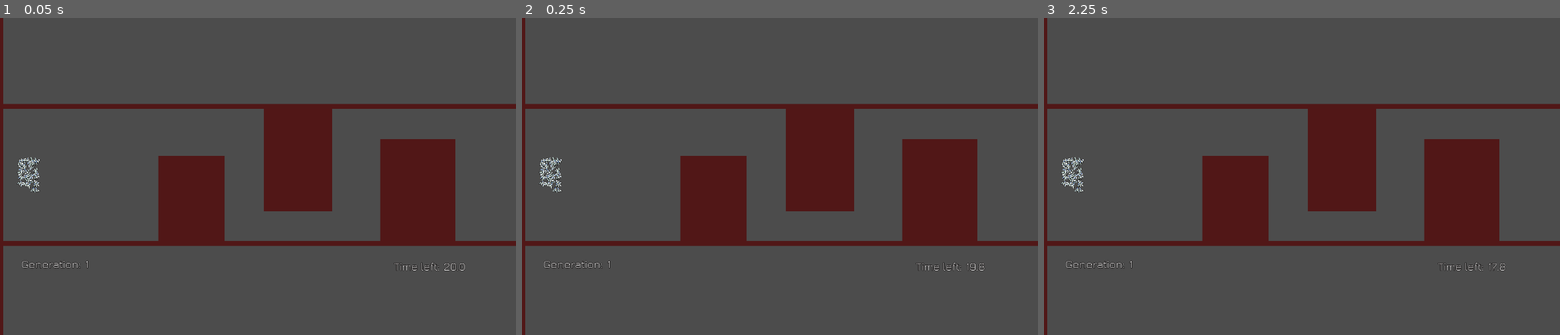
Above: before the commit, frames 1-3 (left to right).
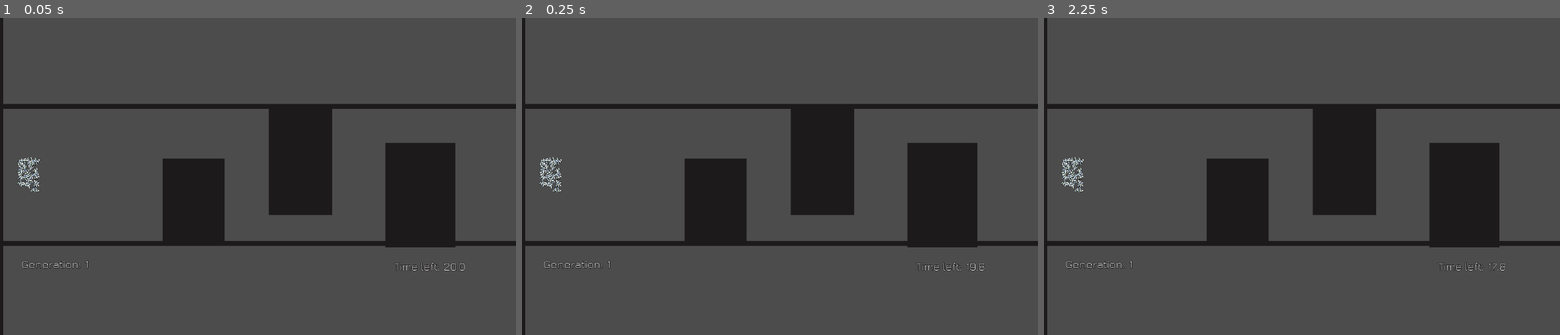
Above: after the commit, the same moments.

Repository: a0x77ry/plasmata
Game: Godot game, scene res://level1.tscn
Two runs of this game, one before a commit and one after it. Both use one fixed random seed, a clock stepped at 60 frames per second and the inputs below.
Inputs:
- Up to frame 1 (0.05 s): no input
- Up to frame 2 (0.25 s): no input
- Up to frame 3 (2.25 s): tap Enter (ui_accept) at 0.5, 0.77, 1.25, 1.52 s

The runs differ from the first frame. In frame 1, 16% of the frame differs, in the area x 0-100%, y 0-100%; in frame 2, 16%; in frame 3, 16%.

Commit message:
Final (?) fix of the stack overflow bug. Increase the mutation rates

Diff:
--- a/agent.tscn
+++ b/agent.tscn
@@ -6,7 +6,7 @@
 [sub_resource type="RectangleShape2D" id=1]
 extents = Vector2( 6, 8 )
 
-[node name="Agent" type="KinematicBody2D"]
+[node name="Agent" type="KinematicBody2D" groups=["agents"]]
 collision_mask = 0
 script = ExtResource( 2 )
 __meta__ = {
--- a/level1.tscn
+++ b/level1.tscn
@@ -1,8 +1,11 @@
-[gd_scene load_steps=8 format=2]
+[gd_scene load_steps=9 format=2]
 
 [ext_resource path="res://fonts/Jura-Light.ttf" type="DynamicFontData" id=1]
 [ext_resource path="res://wall.tscn" type="PackedScene" id=2]
 [ext_resource path="res://scripts/level1.gd" type="Script" id=3]
+
+[sub_resource type="RectangleShape2D" id=5]
+extents = Vector2( 15.9832, 10 )
 
 [sub_resource type="RectangleShape2D" id=1]
 extents = Vector2( 21.5, 40 )
@@ -30,6 +33,12 @@
 position = Vector2( 477, 438 )
 scale = Vector2( -59.7816, 0.802072 )
 collision_layer = 3
+
+[node name="Area2D" type="Area2D" parent="Wall"]
+
+[node name="CollisionShape2D" type="CollisionShape2D" parent="Wall/Area2D"]
+position = Vector2( -1.02875, 0 )
+shape = SubResource( 5 )
 
 [node name="Wall2" parent="." instance=ExtResource( 2 )]
 position = Vector2( 511, 92 )
--- a/scripts/agent.gd
+++ b/scripts/agent.gd
@@ -92,7 +92,6 @@
   rotation += nn_rotation * rotation_speed * delta
   velocity = move_and_slide(velocity)
 
-
 func set_genome(_genome):
    genome = _genome
 
--- a/scripts/level1.gd
+++ b/scripts/level1.gd
@@ -11,6 +11,7 @@
 var number_of_agents = TARGET_POPULATION
 var number_of_extra_agents = 0
 var agents = []
+var agents_alive = []
 
 
 func _ready():
@@ -30,6 +31,8 @@
 
 
 func change_generation():
+    # agents_alive = get_tree().get_nodes_in_group("agents")
+
     Main.calculate_fitness(curve, agents) # gives each of Main.genomes a fitness value
     Main.speciate() # populates Main.species with Main.genomes
     Main.share_fitness() # creates an adjusted_fitness in each species
--- a/scripts/main.gd
+++ b/scripts/main.gd
@@ -1,9 +1,12 @@
 extends Node2D
 
 const NUMBER_OF_SELECTED := 10
-const MUTATION_RATE = 0.1
+const MUTATION_RATE = 0.3
 const MUTATION_STANDARD_DEVIATION = 2.0
+const ORIGINAL_WEIGHT_VALUE_LIMIT = 2.0
+const ORIGINAL_BIAS_VALUE_LIMIT = 2.0
 const EXPECTED_MUTATED_GENES = 1.0
+const EXPECTED_MUTATED_GENE_RATE = 0.1
 const DEVIATION_FROM_PARENTS = 0.1
 const SELECTION_EXPONENT = 2.0
 const C1 := 1.0
@@ -331,19 +334,30 @@
   var mutated_genomes = parent_genomes.duplicate(true)
   # var mutated_genomes = parent_genomes.duplicate()
   for _genome in mutated_genomes:
-    var genes_number = float(_genome["links"].size()) \
-        + float(_genome["input_nodes"].size()) \
-        + float(_genome["output_nodes"].size()) \
-        + float(_genome["hidden_nodes"].size())
+    # var genes_number = float(_genome["links"].size()) \
+    #     + float(_genome["input_nodes"].size()) \
+    #     + float(_genome["output_nodes"].size()) \
+    #     + float(_genome["hidden_nodes"].size())
     if random.randf() < MUTATION_RATE:
       for link in _genome["links"]:
-        if random.randf() < EXPECTED_MUTATED_GENES / genes_number:
-          link["weight"] = random.randfn(link["weight"], MUTATION_STANDARD_DEVIATION)
-        if random.randf() < EXPECTED_MUTATED_GENES / genes_number:
-          link["bias"] = random.randfn(link["bias"], MUTATION_STANDARD_DEVIATION)
-      # add a link
+        # Shift weights and biases
+        if random.randf() < 0.5:
+          # if random.randf() < EXPECTED_MUTATED_GENES / genes_number:
+          if random.randf() < EXPECTED_MUTATED_GENE_RATE:
+            link["weight"] = random.randfn(link["weight"], MUTATION_STANDARD_DEVIATION)
+          if random.randf() < EXPECTED_MUTATED_GENE_RATE:
+            link["bias"] = random.randfn(link["bias"], MUTATION_STANDARD_DEVIATION)
+        # Change weights and biases randomly
+        else:
+          if random.randf() < EXPECTED_MUTATED_GENE_RATE:
+            link["weight"] = random.randf_range(-ORIGINAL_WEIGHT_VALUE_LIMIT, ORIGINAL_WEIGHT_VALUE_LIMIT)
+          if random.randf() < EXPECTED_MUTATED_GENE_RATE:
+            link["bias"] = random.randfn(-ORIGINAL_BIAS_VALUE_LIMIT, ORIGINAL_BIAS_VALUE_LIMIT)
+        if random.randf() < EXPECTED_MUTATED_GENE_RATE:
+          link["is_enabled"] = !link["is_enabled"]
+      # Add a link
       for genome_source_node in (_genome["input_nodes"] + _genome["hidden_nodes"]):
-        if random.randf() < EXPECTED_MUTATED_GENES / genes_number:
+        if random.randf() < EXPECTED_MUTATED_GENE_RATE:
           var genome_target_node = choose_target_node(genome_source_node, _genome)
           if genome_target_node != null:
             var new_id = generate_UID()
@@ -356,13 +370,15 @@
                 "source_id": genome_source_node["id"],
                 "target_id": genome_target_node["id"], "is_enabled": true}
             _genome["links"].append(new_link)
+            genome_source_node["outgoing_link_ids"].append(new_link["id"])
+            genome_target_node["incoming_link_ids"].append(new_link["id"])
       # add a new node and break the link
       if _genome["links"].size() == 0:
-        continue
+        continue # cannot break a link if there isn't one
       var link_to_break
       while link_to_break == null:
         for genome_link in _genome["links"]:
-          if random.randf() < EXPECTED_MUTATED_GENES / genes_number:
+          if random.randf() < EXPECTED_MUTATED_GENE_RATE:
             link_to_break = genome_link
       link_to_break.is_enabled = false # original link disabled
       var original_source_node
@@ -377,17 +393,18 @@
           "incoming_link_ids": [],
           "outgoing_link_ids": []}
       _genome["hidden_nodes"].append(new_hnode) # create the new hidden node
-      # create the new links
+      # create the new links for the new hidden node
       var link_a = {"id": generate_UID(),
           "source_id": original_source_node["id"],
           "target_id": new_hnode["id"],
-          "weight": random.randf_range(-1.0, 1.0), "bias": random.randf_range(-1.0, 1.0),
+          # "weight": random.randf_range(-1.0, 1.0), "bias": random.randf_range(-1.0, 1.0),
+          "weight": 1.0, "bias":0.0,
           "is_enabled": true}
       # Main.used_node_ids.append(link_a["id"])
       var link_b = {"id": generate_UID(),
           "source_id": new_hnode["id"],
           "target_id": original_target_node["id"],
-          "weight": random.randf_range(-1.0, 1.0), "bias": random.randf_range(-1.0, 1.0),
+          "weight": link_to_break["weight"], "bias": link_to_break["bias"],
           "is_enabled": true}
       # Main.used_node_ids.append(link_b["id"])
       _genome["links"].append(link_a)
--- /dev/null
+++ b/scripts/wall.gd
@@ -0,0 +1,7 @@
+extends StaticBody2D
+
+
+func _on_Area2D_body_entered(_body:Node):
+  pass
+  # if body.is_in_group("agents"):
+  #   body.queue_free()
--- a/wall.tscn
+++ b/wall.tscn
@@ -1,19 +1,30 @@
-[gd_scene load_steps=2 format=2]
+[gd_scene load_steps=4 format=2]
+
+[ext_resource path="res://scripts/wall.gd" type="Script" id=1]
 
 [sub_resource type="RectangleShape2D" id=1]
 extents = Vector2( 16, 7.5 )
 
+[sub_resource type="RectangleShape2D" id=2]
+extents = Vector2( 16, 7.5 )
+
 [node name="Wall" type="StaticBody2D"]
+script = ExtResource( 1 )
 __meta__ = {
 "_edit_group_": true
 }
 
 [node name="Polygon2D" type="Polygon2D" parent="."]
-position = Vector2( -0.515152, 1.68421 )
-scale = Vector2( 0.969697, 0.789474 )
-color = Color( 0.321569, 0.0941176, 0.0941176, 1 )
-polygon = PoolVector2Array( -17, -11, 16, -11, 16, 8, -17, 8 )
+color = Color( 0.113725, 0.105882, 0.105882, 1 )
+polygon = PoolVector2Array( -16, -7, 16, -7, 16, 7, -16, 7 )
 
 [node name="CollisionShape2D" type="CollisionShape2D" parent="."]
-position = Vector2( -1, 0.5 )
 shape = SubResource( 1 )
+
+[node name="Area2D" type="Area2D" parent="."]
+
+[node name="CollisionShape2D" type="CollisionShape2D" parent="Area2D"]
+scale = Vector2( 1.03, 1.03 )
+shape = SubResource( 2 )
+
+[connection signal="body_entered" from="Area2D" to="." method="_on_Area2D_body_entered"]
